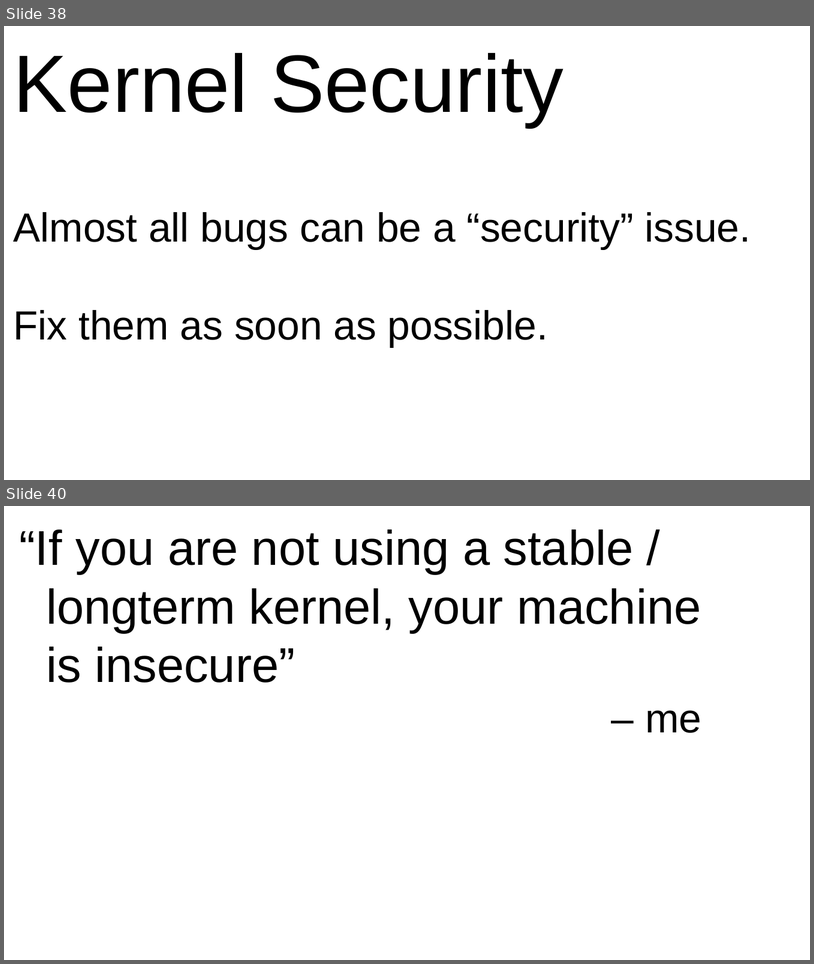
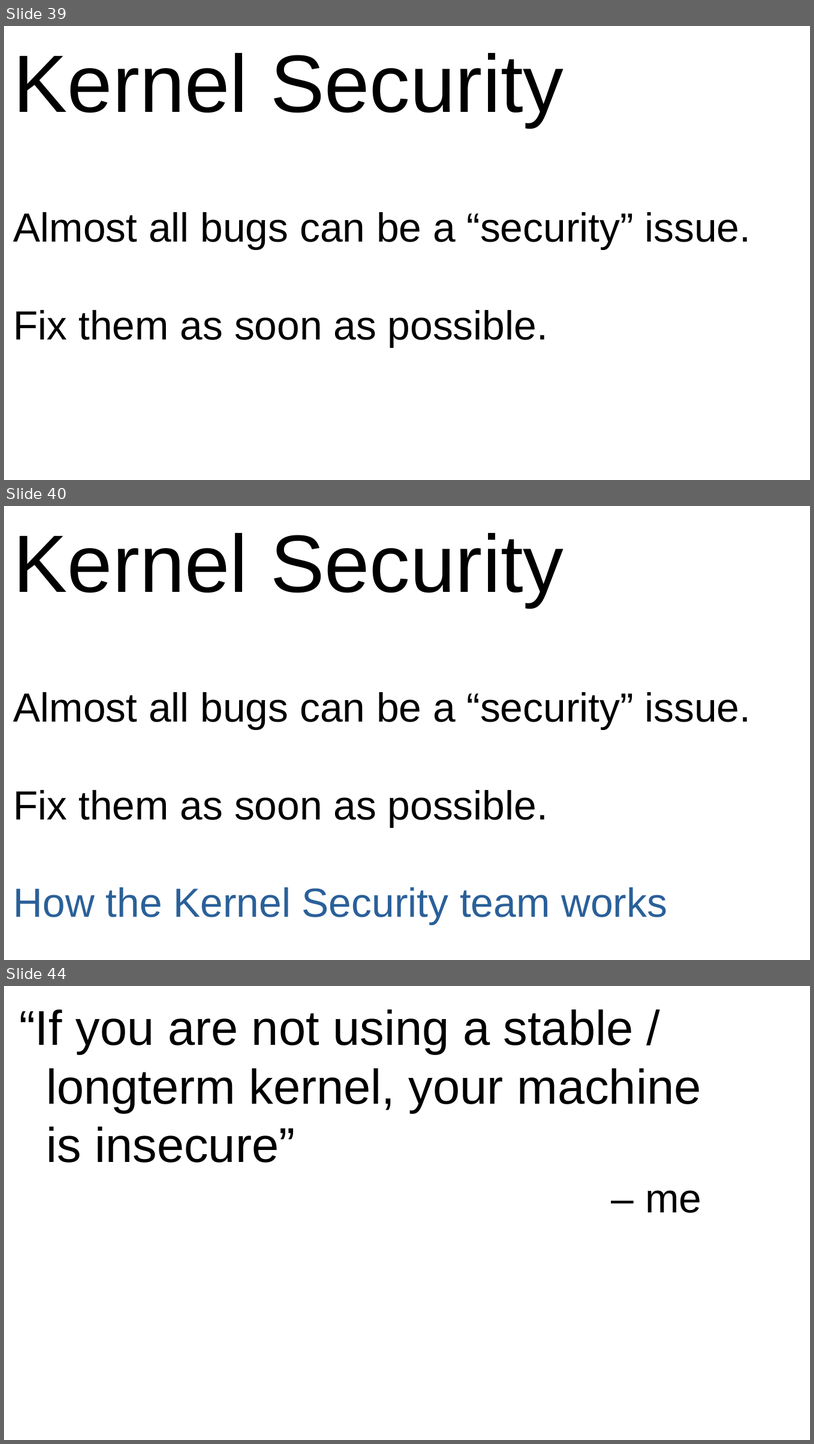
Before and after one commit to gregkh/kernel-development, a slide deck: kernel-development-wide.odp. Shown one above the other, each under a label of ours: slides 38 and 40 before the commit, slides 39, 40 and 44 after it; the slides between them are not shown. The pictures are 814x964 and 814x1444 pixels, drawn with LibreOffice and Linux fonts; fonts in the diff are those of the drawing. Boxes give left, top, right and bottom in pixels: in the first picture for what was removed or moved away, otherwise in the second. Text is boxed around its words. In the diff, an @@ line names an element or a change of style, - is before the commit and + after.

```diff
--- a/kernel-development-wide.odp
+++ b/kernel-development-wide.odp
@@ slide 40 added at [4,506,810,960], background #FFFFFF @@
@@ text added at [14,533,752,925], 40 pt, text #000000 @@
+Kernel Security
+Almost all bugs can be a “security” issue.
+Fix them as soon as possible.
+How the Kernel Security team works
@@ what was slide 38 is now slide 39 @@
@@ what was slide 40 is now slide 44 @@
```
Also in this commit, not shown: 22 slides changed, 4 other slides added, 1 slide removed, 1 other file.
